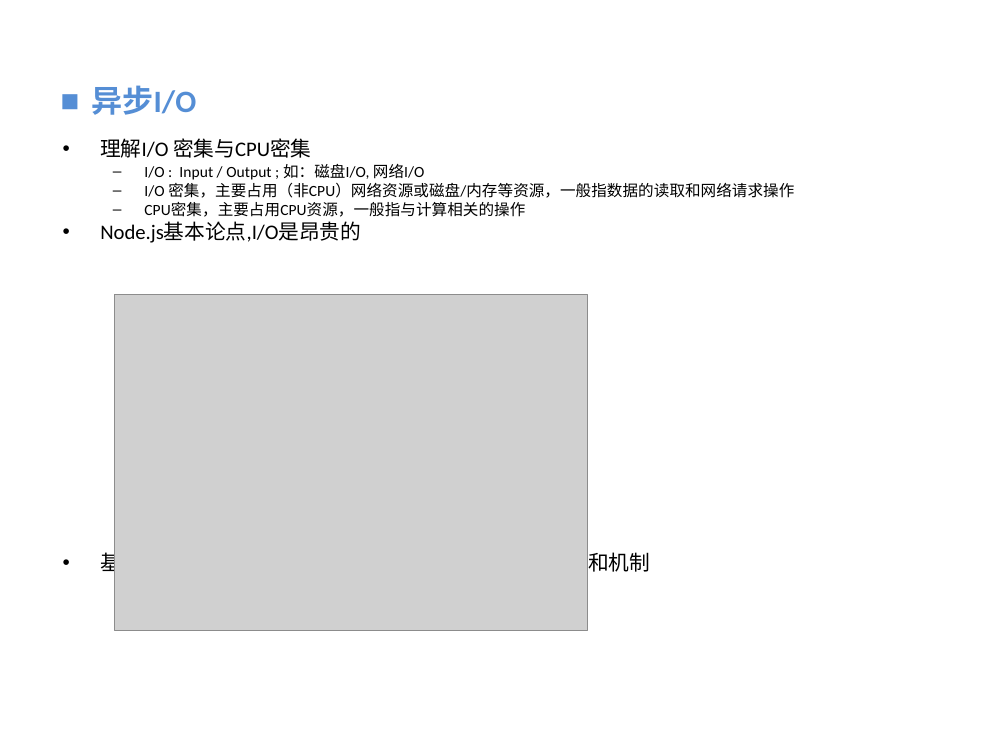
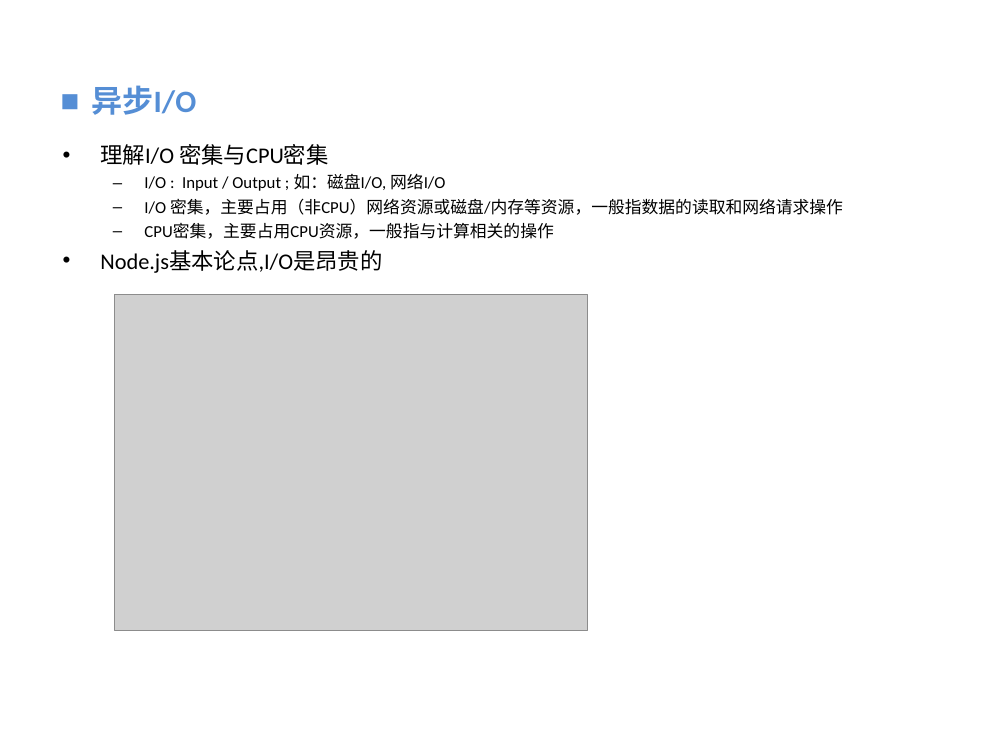
Before and after one commit to vaik/Documents, a slide deck: slide 24 of 我的分享/NodeJS基础概念理解.ppt. Drawn at 1008x756 pixels with LibreOffice and Linux fonts; fonts in the diff are those of the drawing; grey boxes stand for pictures; background and template pictures are left out. Boxes give left, top, right and bottom in pixels: in the first picture for what was removed or moved away, otherwise in the second. Text is boxed around its words. In the diff, an @@ line names an element or a change of style, - is before the commit and + after.

```diff
--- a/我的分享/NodeJS基础概念理解.ppt
+++ b/我的分享/NodeJS基础概念理解.ppt
@@ text "理解I/O 密集与CPU密集" at <box>100,144,843,273</box>: size 14.8 to 16 pt in "理解I/O 密集与CPU密集", "Node.js基本论点,I/O是昂贵的"; size 11.1 to 12 pt in "I/O : Input / Output ; 如：磁盘I/O, ...", "I/O 密集，主要占用（非CPU）网络资源或磁盘/内存等资源，一般指数据的读取和网络请求操作", "CPU密集，主要占用CPU资源，一般指与计算相关的操作"; line spacing 0.8 to 1 @@
@@ text at <box>100,550,650,576</box>: paragraph removed @@
-• 基于事件驱动的非阻塞异步I/O是Node.js 最核心的思想和机制
```
Also in this commit, not shown: 9 other slides changed.
